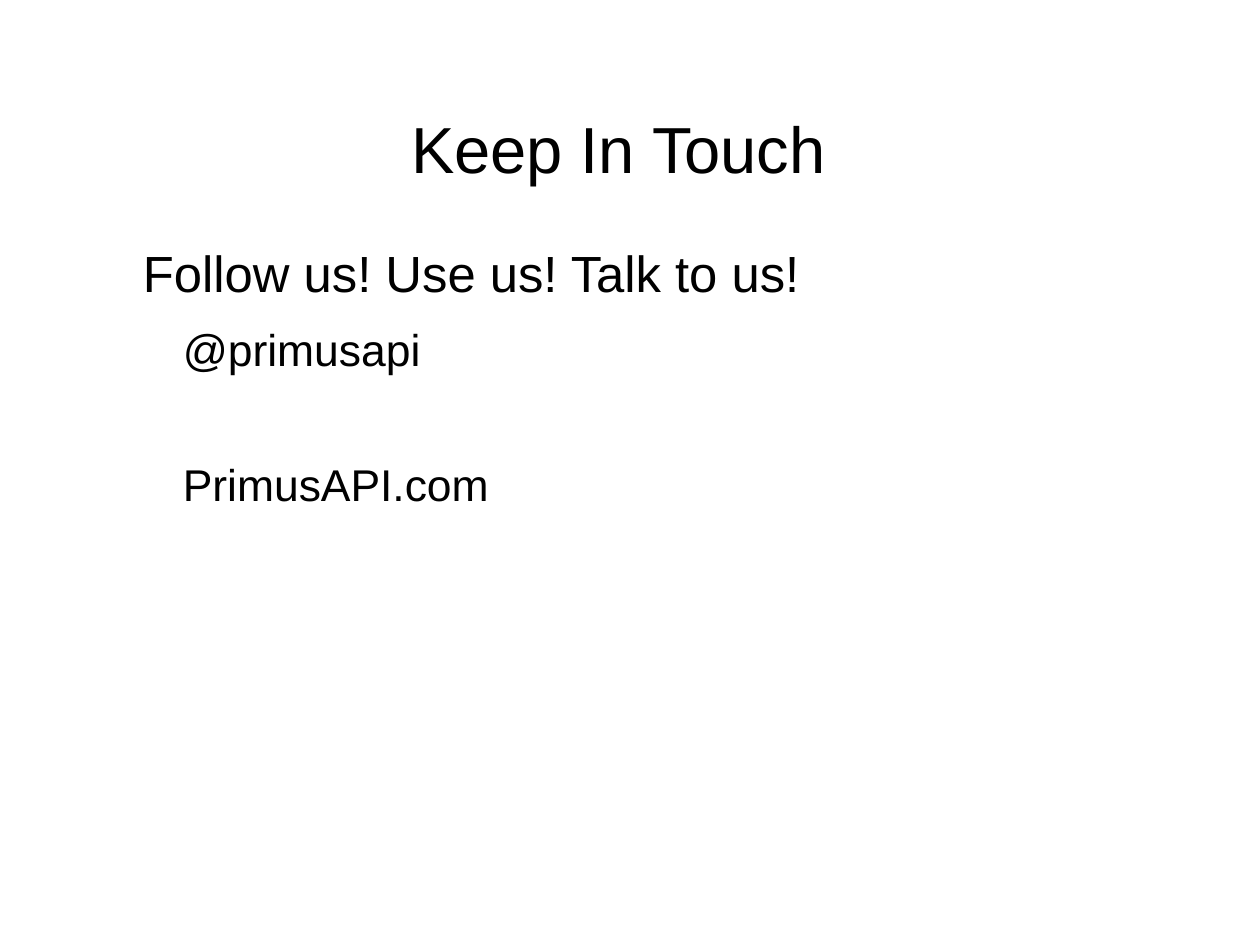
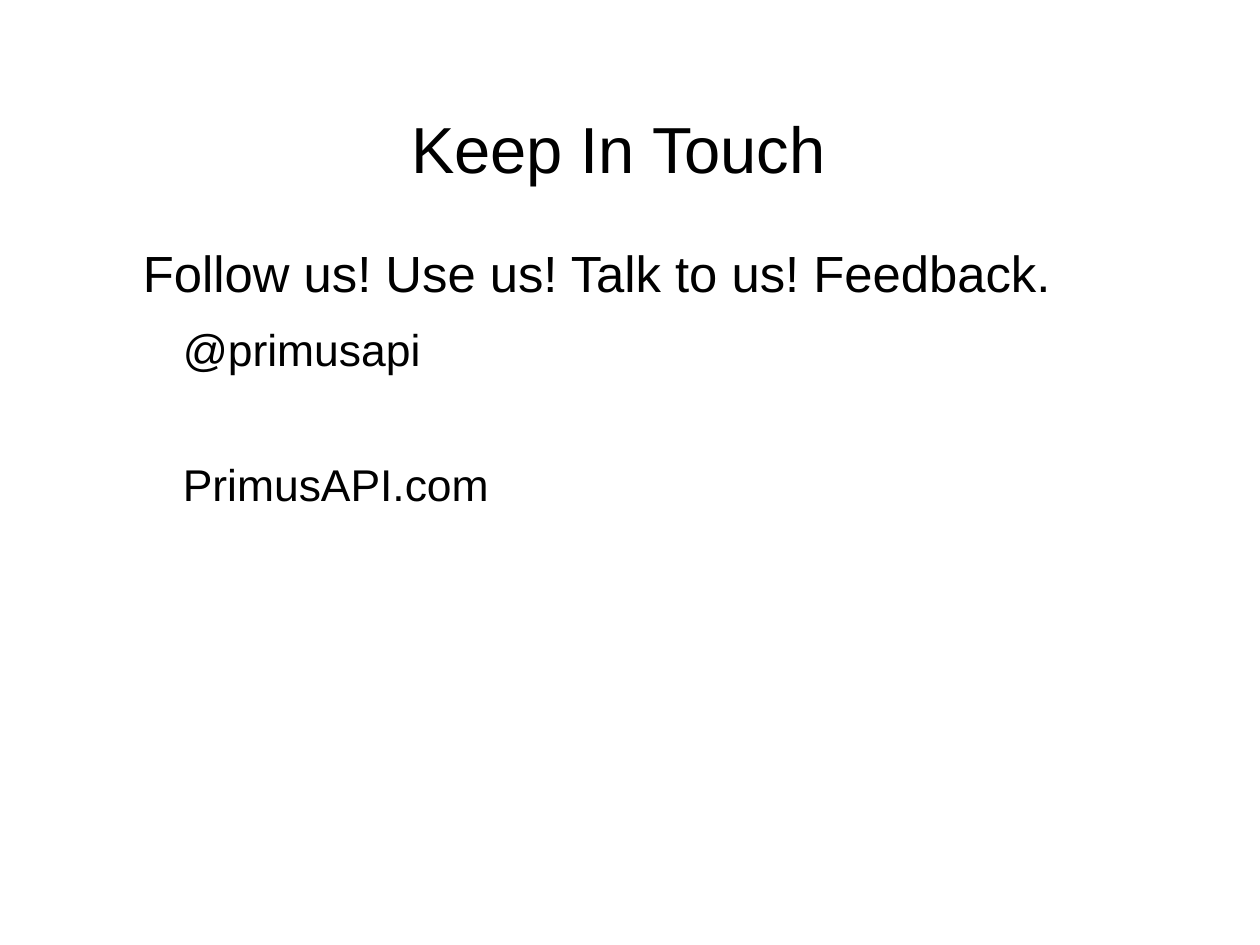
Before and after one commit to shawea/blueGrass, a slide deck: slide 30 of trainTheTrainer/2of2.odp (slide 26 before the commit). Drawn at 1260x945 pixels with LibreOffice and Linux fonts; fonts in the diff are those of the drawing; background and template pictures are left out. Boxes give left, top, right and bottom in pixels: in the first picture for what was removed or moved away, otherwise in the second. Text is boxed around its words. In the diff, an @@ line names an element or a change of style, - is before the commit and + after.

```diff
--- a/trainTheTrainer/2of2.odp
+++ b/trainTheTrainer/2of2.odp
@@ text at [143, 255, 1050, 293]: text changed @@
-Follow us! Use us! Talk to us!
+Follow us! Use us! Talk to us! Feedback.
```
Also in this commit, not shown: 2 other slides changed, 5 slides added, 1 slide removed, 22 other files.
